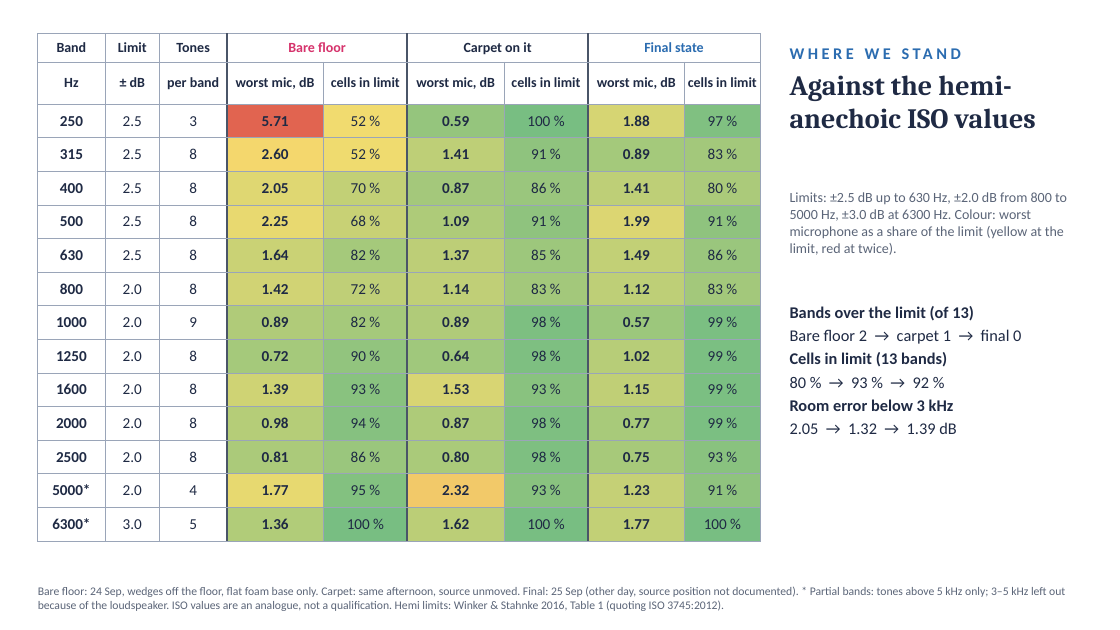
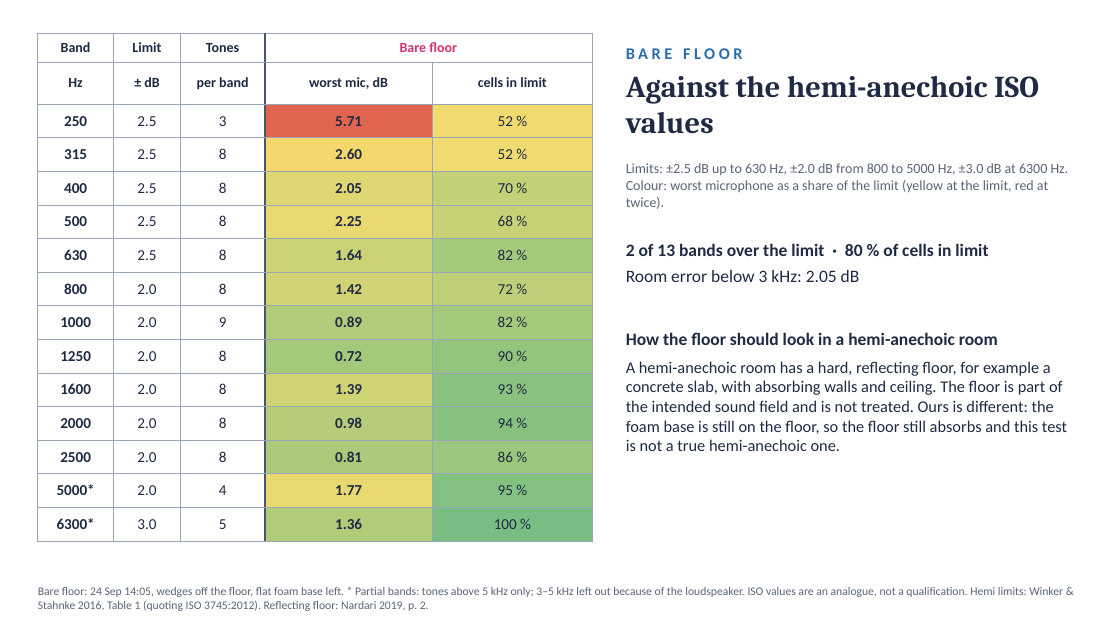
Before and after one commit to asdfgh0318/SoundVisualizer, a slide deck: slide 1 of docs/analysis/chamber-final-2026-10-01/slides/hemi-slide.pptx. Drawn at 1120x630 pixels with LibreOffice and Linux fonts; fonts in the diff are those of the drawing. Boxes give left, top, right and bottom in pixels: in the first picture for what was removed or moved away, otherwise in the second. Text is boxed around its words. In the diff, an @@ line names an element or a change of style, - is before the commit and + after.

```diff
--- a/docs/analysis/chamber-final-2026-10-01/slides/hemi-slide.pptx
+++ b/docs/analysis/chamber-final-2026-10-01/slides/hemi-slide.pptx
@@ table at [38, 34, 592, 533] @@
-column 6: Carpet on it | worst mic, dB | 0.59 | 1.41 | 0.87 | 1.09 | 1.37 | 1.14 | 0.89 | 0.64 | 1.53 | 0.87 | 0.80 | 2.32 | 1.62
-column 7:  | cells in limit | 100 % | 91 % | 86 % | 91 % | 85 % | 83 % | 98 % | 98 % | 93 % | 98 % | 98 % | 93 % | 100 %
-column 8: Final state | worst mic, dB | 1.88 | 0.89 | 1.41 | 1.99 | 1.49 | 1.12 | 0.57 | 1.02 | 1.15 | 0.77 | 0.75 | 1.23 | 1.77
-column 9:  | cells in limit | 97 % | 83 % | 80 % | 91 % | 86 % | 83 % | 99 % | 99 % | 99 % | 99 % | 93 % | 91 % | 100 %
@@ table: place and size @@
-table at [38, 34, 760, 533]
+table at [38, 34, 592, 533]
@@ text at [626, 48, 742, 59]: text changed @@
-WHERE WE STAND
+BARE FLOOR
@@ text "Against the hemi-anechoic ISO values": place and size @@
-text "Against the hemi-anechoic ISO values" at [790, 75, 1036, 129]
+text "Against the hemi-anechoic ISO values" at [626, 76, 1039, 134]
@@ text "Against the hemi-anechoic ISO values" at [626, 76, 1039, 134]: size 24 to 26 pt @@
@@ text "Limits: ±2.5 dB up to ..." rewrapped from [790, 192, 1067, 255] to [626, 163, 1069, 209] @@
@@ text at [626, 243, 988, 282]: text changed; size 14 to 15 pt @@
-Bands over the limit (of 13)
-Bare floor 2 → carpet 1 → final 0
-Cells in limit (13 bands)
-80 % → 93 % → 92 %
-Room error below 3 kHz
-2.05 → 1.32 → 1.39 dB
+2 of 13 bands over the limit · 80 % of cells in limit
+Room error below 3 kHz: 2.05 dB
@@ text added at [626, 332, 998, 345], 15 pt, text #1F2A44, bold @@
+How the floor should look in a hemi-anechoic room
@@ text added at [626, 361, 1067, 451], 14 pt, text #1F2A44 @@
+A hemi-anechoic room has a hard, reflecting floor, for example a concrete slab, with absorbing walls and ceiling. The floor is part of the intended sound field and is not treated. Ours is different: the foam base is still on the floor, so the floor still absorbs and this test is not a true hemi-anechoic one.
@@ text at [38, 587, 1063, 611]: text changed @@
-Bare floor: 24 Sep, wedges off the floor, flat foam base only. Carpet: same afternoon, source unmoved. Final: 25 Sep (other day, source position not documented). * Partial bands: tones above 5 kHz only; 3–5 kHz left out because of the loudspeaker. ISO values are an analogue, not a qualification. Hemi limits: Winker & Stahnke 2016, Table 1 (quoting ISO 3745:2012).
+Bare floor: 24 Sep 14:05, wedges off the floor, flat foam base left. * Partial bands: tones above 5 kHz only; 3–5 kHz left out because of the loudspeaker. ISO values are an analogue, not a qualification. Hemi limits: Winker & Stahnke 2016, Table 1 (quoting ISO 3745:2012). Reflecting floor: Nardari 2019, p. 2.
```
Also in this commit, not shown: 1 other file.
